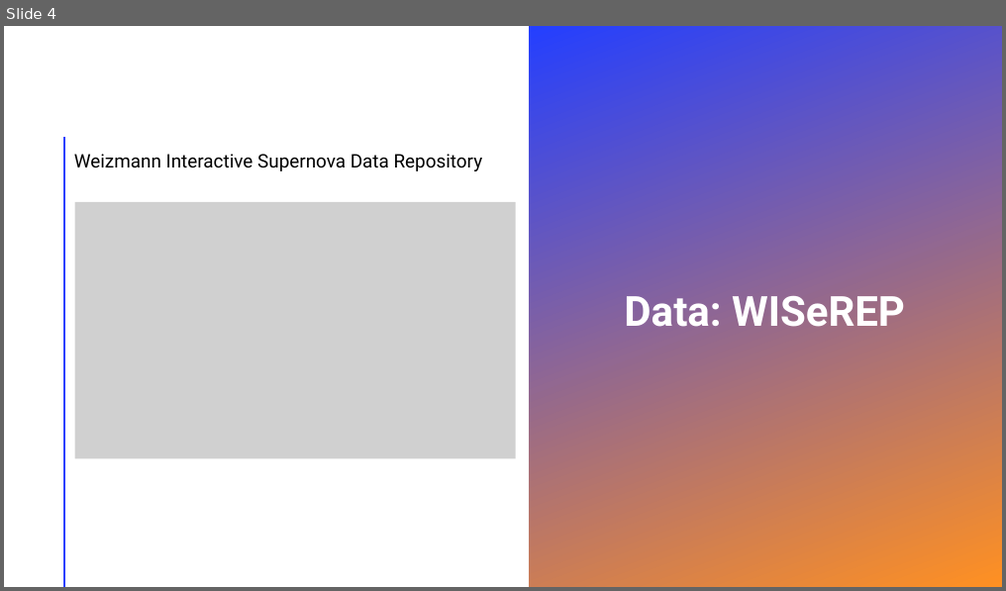
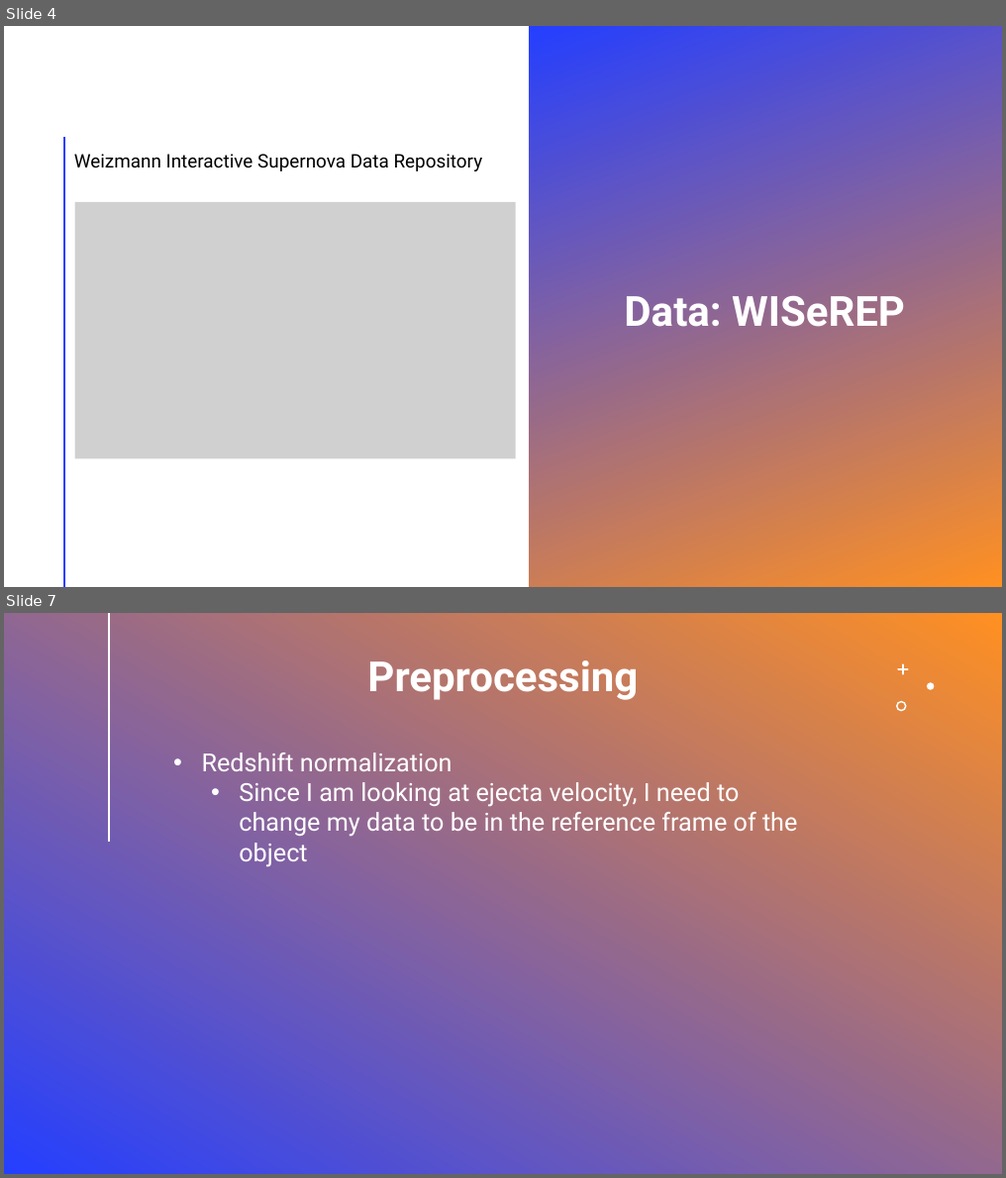
Before and after one commit to tobyheller-ucsd/SNIaEjectaVelocityAnalysis, a slide deck: Homogeneity In Ejecta Velocity Of Type Ia Supernovae.pptx. Shown one above the other, each under a label of ours: slide 4 before the commit, slides 4 and 7 after it; the slides between them are not shown. The pictures are 1006x591 and 1006x1178 pixels, drawn with LibreOffice and Linux fonts; fonts in the diff are those of the drawing; grey boxes stand for pictures. Boxes give left, top, right and bottom in pixels: in the first picture for what was removed or moved away, otherwise in the second. Text is boxed around its words. In the diff, an @@ line names an element or a change of style, - is before the commit and + after.

```diff
--- a/Homogeneity In Ejecta Velocity Of Type Ia Supernovae.pptx
+++ b/Homogeneity In Ejecta Velocity Of Type Ia Supernovae.pptx
@@ slide 7 added at (x1=4, y1=613, x2=1002, y2=1174), background gradient #243FFF to #FF9022 @@
@@ line added from (109, 613) to (109, 841), #FFFFFF 2 pt @@
@@ text added at (x1=367, y1=661, x2=638, y2=700), 40 pt, text #FFFFFF, bold @@
+Preprocessing
@@ freeform shape added at (x1=897, y1=663, x2=908, y2=675), fill #FFFFFF @@
@@ freeform shape added at (x1=896, y1=700, x2=907, y2=711), fill #FFFFFF @@
@@ freeform shape added at (x1=927, y1=682, x2=935, y2=690), fill #FFFFFF @@
@@ text added at (x1=202, y1=753, x2=797, y2=867), 24 pt, text #FFFFFF @@
+• Redshift normalization
+  • Since I am looking at ejecta velocity, I need to change my data to be in the reference frame of the object
```
Also in this commit, not shown: 2 slides changed, 6 other slides added, 1 slide removed, 7 other files.
